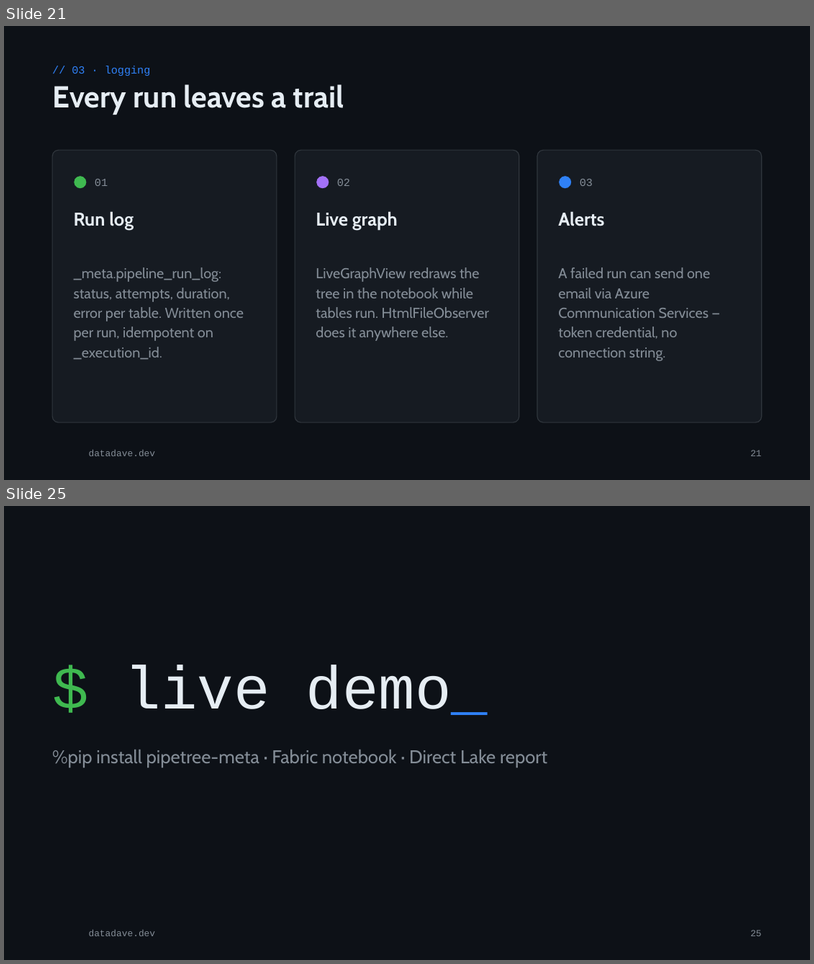
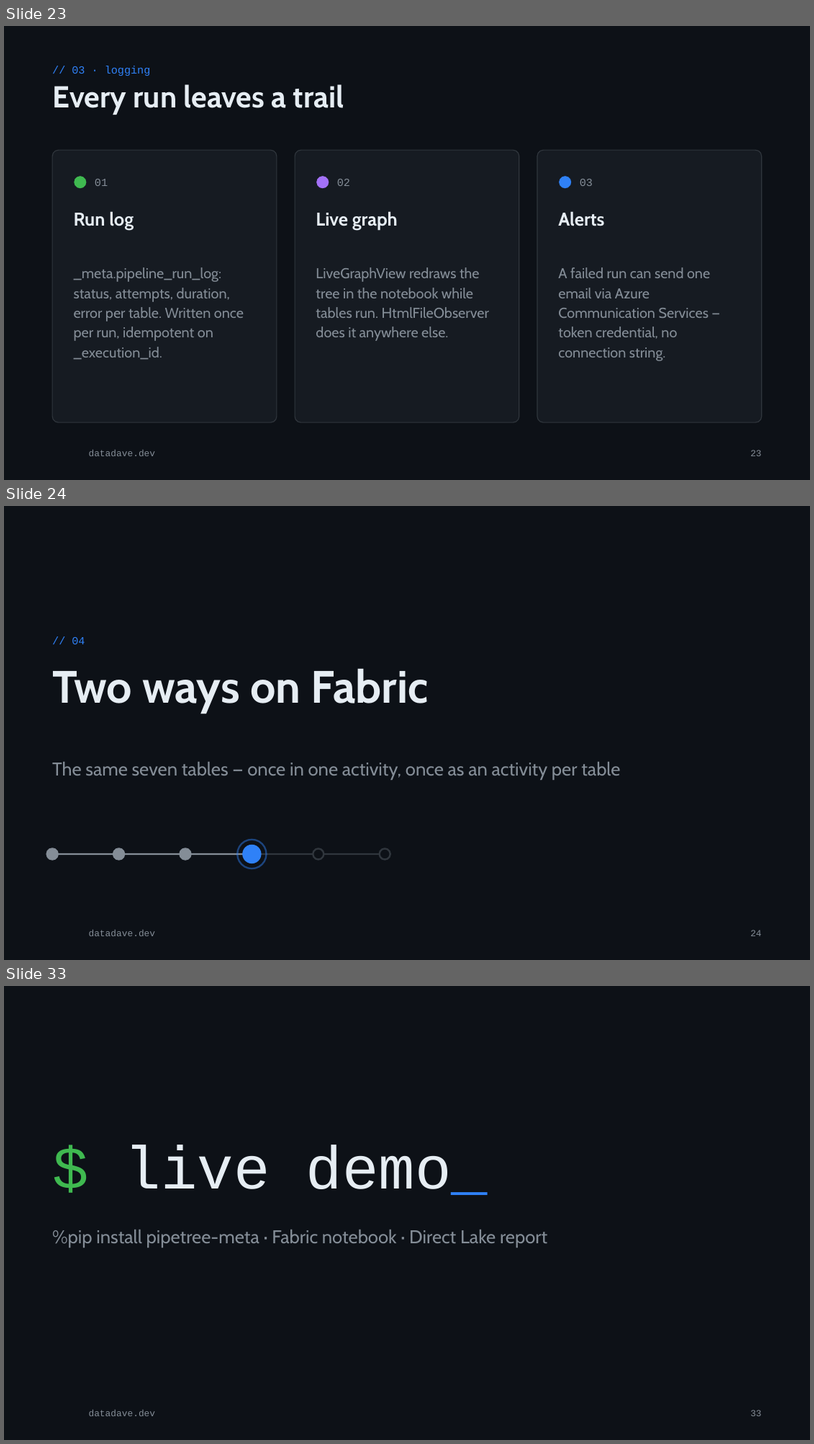
Before and after one commit to phant0mw0lf/datadave, a slide deck: talks/2026-12-metadata-orchestration/metadata-orchestration.pptx. Shown one above the other, each under a label of ours: slides 21 and 25 before the commit, slides 23, 24 and 33 after it; the slides between them are not shown. The pictures are 814x964 and 814x1444 pixels, drawn with LibreOffice and Linux fonts; fonts in the diff are those of the drawing; background and template pictures are left out. Boxes give left, top, right and bottom in pixels: in the first picture for what was removed or moved away, otherwise in the second. Text is boxed around its words. In the diff, an @@ line names an element or a change of style, - is before the commit and + after.

Commit message:
content(talks): fabric comparison, layer slide and a less pipetree-centric framing
Adds the two-ways-on-Fabric section from part 3, a slide on free layer naming, a 'you don't need my package' slide, and neutral wording on the layer and executor slides.

```diff
--- a/talks/2026-12-metadata-orchestration/metadata-orchestration.pptx
+++ b/talks/2026-12-metadata-orchestration/metadata-orchestration.pptx
@@ slide 24 added at box(4, 506, 810, 960), background #0D1117; not listed: 1 template element that a slide beside it also shows @@
@@ text added at box(72, 637, 85, 644), 13 pt, text #2F81F7 @@
+// 04
@@ title added at box(52, 668, 429, 713), 54 pt, text #E6EDF3, bold @@
+Two ways on Fabric
@@ text added at box(52, 762, 620, 779), 22 pt, text #848D97 @@
+The same seven tables — once in one activity, once as an activity per table
@@ ellipse added at box(47, 849, 58, 860), fill #848D97, outline #848D97 2 pt @@
@@ ellipse added at box(113, 849, 124, 860), fill #848D97, outline #848D97 2 pt @@
@@ ellipse added at box(180, 849, 191, 860), fill #848D97, outline #848D97 2 pt @@
@@ ellipse added at box(237, 839, 267, 868), outline #2F81F7 2 pt @@
@@ ellipse added at box(243, 845, 261, 863), fill #2F81F7, outline #2F81F7 1 pt @@
@@ ellipse added at box(313, 849, 324, 860), fill #0D1117, outline #30363D 2 pt @@
@@ ellipse added at box(380, 849, 391, 860), fill #0D1117, outline #30363D 2 pt @@
@@ line added from (52, 854) to (385, 854), #30363D 2 pt @@
@@ line added from (52, 854) to (252, 854), #848D97 2 pt @@
@@ page number added at box(751, 929, 761, 936), 11 pt, text #848D97 @@
+24
@@ what was slide 21 is now slide 23 @@
@@ page number at box(751, 449, 761, 456): text changed @@
-21
+23
@@ what was slide 25 is now slide 33 @@
@@ page number at box(751, 1409, 761, 1416): text changed @@
-25
+33
```
Also in this commit, not shown: 12 slides changed, 8 other slides added, 3 other files.
